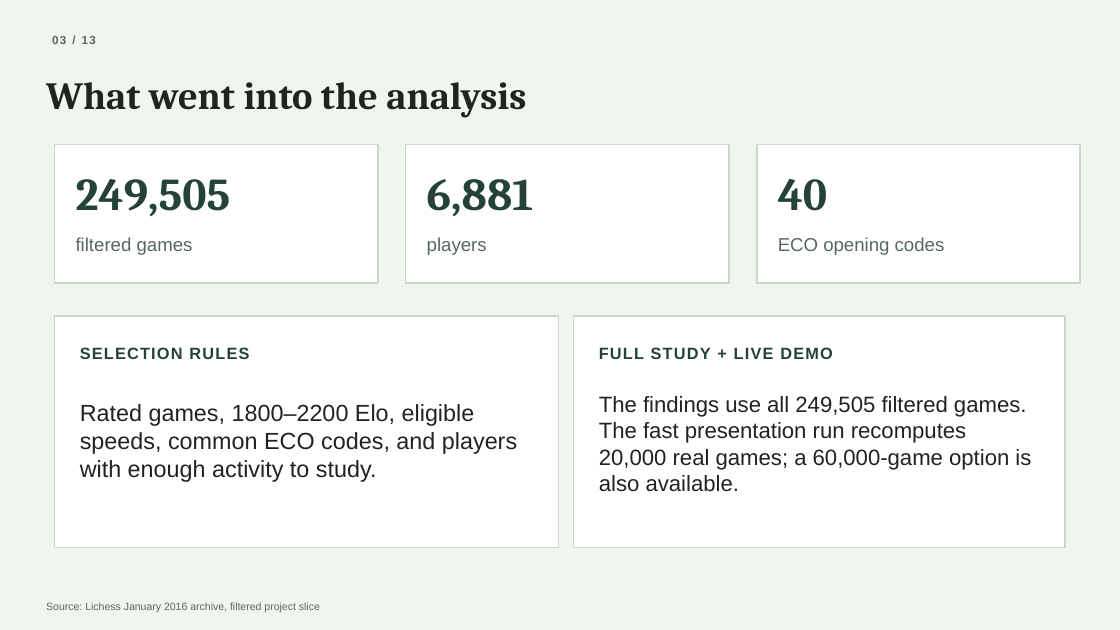
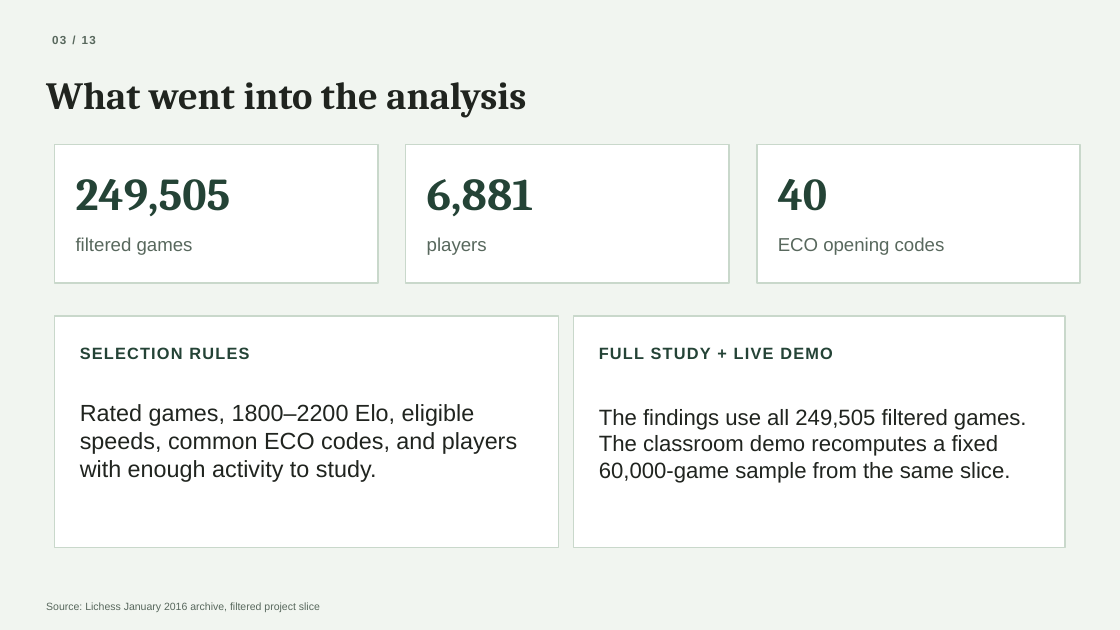
Before and after one commit to BlackBeanEagles/sna, a slide deck: slide 3 of docs/Chess_Opening_Contagion_Presentation.pptx. Drawn at 1120x630 pixels with LibreOffice and Linux fonts; fonts in the diff are those of the drawing. Boxes give left, top, right and bottom in pixels: in the first picture for what was removed or moved away, otherwise in the second. Text is boxed around its words. In the diff, an @@ line names an element or a change of style, - is before the commit and + after.

Commit message:
Add fast live runs and board-only demo

```diff
--- a/docs/Chess_Opening_Contagion_Presentation.pptx
+++ b/docs/Chess_Opening_Contagion_Presentation.pptx
@@ text at <box>599,409,1026,483</box>: text changed @@
-The findings use all 249,505 filtered games. The fast presentation run recomputes 20,000 real games; a 60,000-game option is also available.
+The findings use all 249,505 filtered games. The classroom demo recomputes a fixed 60,000-game sample from the same slice.
```
Also in this commit, not shown: 1 other slide changed, 10 other files.
